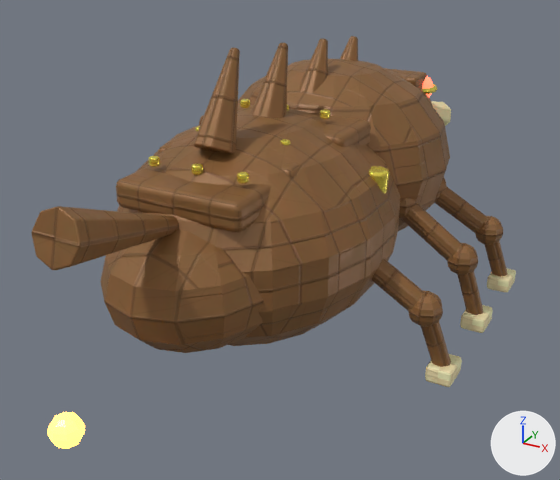
The glTF model web/public/models/ff-biter.glb as it was, and as the next commit left it.
Before and after are seen from a camera (50 mm lens) standing at (0.803, -1.659, 0.971) and looking at (-0.001, -0.197, 0.24). Lighting does not change. The marker at lower right points along +X, +Y and +Z. The first picture is the older version. Where no turn or scale is listed for an object, it has been applied to the vertices. Vertices at exactly the same position are counted once.

The older version as bpy lines, for what is in view:
```python
me_cone = bpy.data.meshes.new('Cone')
me_cone.from_pydata(...)  # 689 vertices, 1338 faces; spans x -0.37..0.53, y -0.74..0.198, z -0.4..0.049
me_cone.materials.append(mat_ff_bone)
me_cylinder_046 = bpy.data.meshes.new('Cylinder.046')
me_cylinder_046.from_pydata(...)  # 2208 vertices, 4320 faces; spans x -0.29..0.49, y -0.351..0.69, z -0.369..0.031
me_cylinder_046.materials.append(mat_ff_brass)
me_sphere_011 = bpy.data.meshes.new('Sphere.011')
me_sphere_011.from_pydata(...)  # 904 vertices, 1772 faces; spans x -0.394..0.394, y -0.372..0.75, z -0.238..0.294
me_sphere_011.materials.append(mat_ff_chitin)
me_sphere_012 = bpy.data.meshes.new('Sphere.012')
me_sphere_012.from_pydata(...)  # 2021 vertices, 3930 faces; spans x -0.438..0.438, y -0.386..0.818, z -0.275..0.412
me_sphere_012.materials.append(mat_ff_chitin_dark)
me_sphere_017 = bpy.data.meshes.new('Sphere.017')
me_sphere_017.from_pydata(...)  # a UV sphere (8 segments, 8 rings, poles along z) spanning x -0.03..0.03, y -0.03..0.03, z -0.03..0.03
me_sphere_017.materials.append(mat_ff_amber)  # orange #ffc461, glowing orange #ffb350
ob_abdomen = bpy.data.objects.new('Abdomen', me_sphere_011)
ob_abdomen.location = (0.0, -0.28, 0.32)
ob_abdomen2 = bpy.data.objects.new('Abdomen2', me_sphere_012)
ob_abdomen2.location = (0.0, -0.52, 0.3)
ob_bolt = bpy.data.objects.new('Bolt', me_cylinder_046)
ob_bolt.location = (-0.1, -0.18, 0.549)
ob_jaw = bpy.data.objects.new('Jaw', me_cone)
ob_jaw.location = (-0.08, 0.48, 0.41)
ob_stingertip = bpy.data.objects.new('StingerTip', me_sphere_017)
ob_stingertip.location = (0.0, -0.92, 0.18)
```
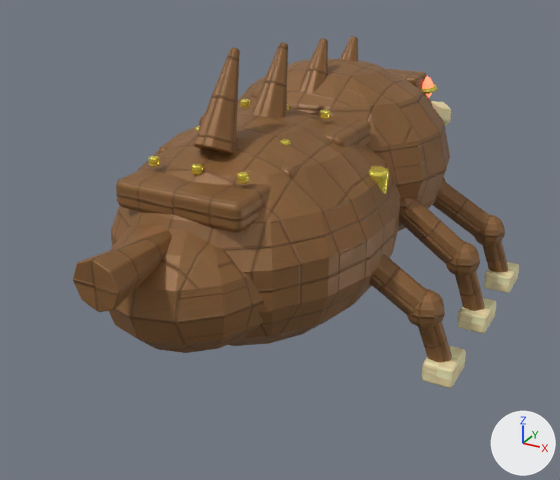
Scene script edits in JSON lines:
```json
{"block": "me_sphere_011", "where": "# used by ob_abdomen; location = (0.0, -0.28, 0.32)"}
{"op": "remove", "block": "me_sphere_011", "code": "me_sphere_011.from_pydata(...)  # 904 vertices, 1772 faces; spans x -0.394..0.394, y -0.372..0.75, z -0.238..0.294"}
{"op": "add", "block": "me_sphere_011", "code": "me_sphere_011.from_pydata(...)  # 904 vertices, 1772 faces; spans x -0.398..0.398, y -0.372..0.75, z -0.238..0.294"}
{"block": "me_sphere_011", "change": "me_sphere_011 part 1: 294 of 904 vertices moved; they spanned x 0.206..0.394, y -0.026..0.545, z -0.159..0.019 and now span x 0.202..0.398, y -0.034..0.553, z -0.165..0.025; mean shift (0.0, 0.0, 0.0); largest move (0.389, 0.265, -0.104) -> (0.393, 0.259, -0.1)"}
{"block": "me_sphere_011", "change": "other edits to the shape of me_sphere_011 do not show in these pictures"}
{"block": "me_sphere_012", "where": "# used by ob_abdomen2; location = (0.0, -0.52, 0.3)"}
{"op": "remove", "block": "me_sphere_012", "code": "me_sphere_012.from_pydata(...)  # 2021 vertices, 3930 faces; spans x -0.438..0.438, y -0.386..0.818, z -0.275..0.412"}
{"op": "add", "block": "me_sphere_012", "code": "me_sphere_012.from_pydata(...)  # 2021 vertices, 3930 faces; spans x -0.444..0.444, y -0.301..0.823, z -0.277..0.412"}
{"block": "me_sphere_012", "change": "me_sphere_012 part 2: the loose piece of 112 vertices spanning x -0.049..0.049, y -0.386..-0.025, z 0.102..0.256 is multiplied about its middle by the matrix ((0.998, 0.0, 0.0), (0.0, 0.739, -0.233), (0.0, 0.291, 0.955)), then moved by (0.0, 0.037, -0.062)"}
{"block": "me_sphere_012", "change": "me_sphere_012 part 3: 14 of the vertices in x 0.365..0.41, y 0.245..0.29, z -0.275..-0.117 are moved by (-0.004, -0.004, -0.002)"}
{"block": "me_sphere_012", "change": "other edits to the shape of me_sphere_012 do not show in these pictures"}
{"block": "me_cone", "where": "# used by ob_jaw; location = (-0.08, 0.48, 0.41)"}
{"op": "remove", "block": "me_cone", "code": "me_cone.from_pydata(...)  # 689 vertices, 1338 faces; spans x -0.37..0.53, y -0.74..0.198, z -0.4..0.049"}
{"op": "add", "block": "me_cone", "code": "me_cone.from_pydata(...)  # 689 vertices, 1338 faces; spans x -0.375..0.535, y -0.75..0.198, z -0.395..0.049"}
{"block": "me_cone", "change": "me_cone part 4: 168 of 689 vertices moved; they spanned x 0.47..0.53, y -0.74..-0.16, z -0.4..-0.36 and now span x 0.465..0.535, y -0.75..-0.15, z -0.395..-0.345; mean shift (0.0, 0.0, 0.01); largest move (0.478, -0.732, -0.36) -> (0.473, -0.742, -0.345)"}
{"block": "me_cone", "change": "other edits to the shape of me_cone do not show in these pictures"}
{"op": "remove", "block": "ob_stingertip", "code": ["ob_stingertip = bpy.data.objects.new('StingerTip', me_sphere_017)", "ob_stingertip.location = (0.0, -0.92, 0.18)"]}
```

Pixel boxes [x1, y1, x2, y2] of what changed, in the pictures (560 x 480 px; the box of a moved part takes in the faces that stretch with it):
```json
{"object": "Abdomen", "change": "reshaped", "before": [117, 59, 487, 346], "after": [111, 59, 490, 346]}
{"object": "Abdomen2", "change": "reshaped", "before": [32, 36, 507, 367], "after": [73, 36, 508, 362], "on screen": "8% narrower"}
{"object": "Jaw", "change": "reshaped", "before": [425, 101, 516, 387], "after": [422, 101, 519, 388], "on screen": "7% wider"}
{"object": "StingerTip", "change": "deleted", "before": [47, 412, 85, 449]}
{"part": 1, "of": "me_sphere_011", "change": "moved or reshaped", "before": [372, 187, 487, 311], "after": [370, 183, 490, 315]}
{"part": 2, "of": "me_sphere_012", "change": "moved or reshaped", "before": [32, 206, 179, 270], "after": [73, 231, 172, 312]}
{"part": 3, "of": "me_sphere_012", "change": "moved or reshaped", "before": [421, 326, 434, 364], "after": [418, 327, 429, 358], "on screen": "mostly hidden"}
{"part": 4, "of": "me_cone", "change": "moved or reshaped", "before": [425, 268, 516, 387], "after": [422, 262, 519, 388]}
```
